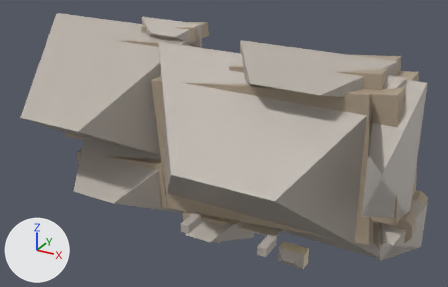
The glTF model modelle/hofgut_sternen/hofgut_hybrid.glb: old version first, new version second.
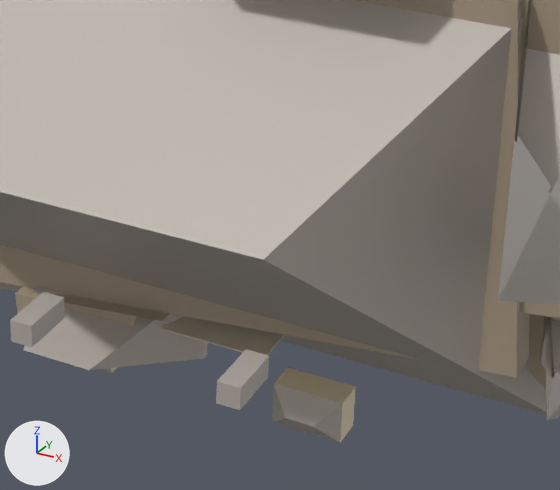
The first picture shows the older version from a 50 mm lens placed at (62.1, -68.0, 42.6), pointed at (28.9, -7.7, 12.5). The close-ups show the older and then the newer version on the part from 39% to 86% of the width and 37% to 100% of the height of that picture. Only the edits that show in the close-ups are written down. Lighting does not change. The marker at lower left points along +X, +Y and +Z. Vertices at exactly the same position are counted once.

Objects in the first close-up: 'daecher', 'fensterrahmen', 'fresko', 'gauben_dach', 'kamine', 'waende'.
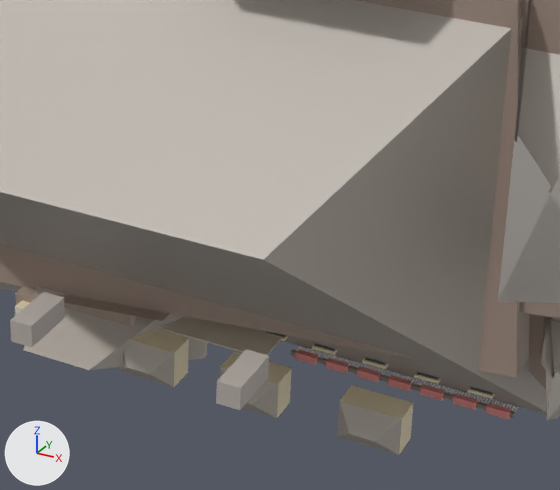
Location of each change, [x1, y1, x2, y2] in pixels of the close-ups (560 x 490 px; the box of a moved part takes in the faces that stretch with it):
'gauben_dach', reshaped: before [98, 368, 343, 443]; after [15, 307, 402, 455]
'fensterrahmen', reshaped: before [111, 367, 356, 442]; after [15, 301, 495, 454]
'blumen', reshaped (not visible before): after [295, 349, 511, 419]
'baluster', reshaped (not visible before): after [296, 346, 518, 412]
'balkone', reshaped (not visible before): after [291, 349, 515, 418]
part 3 of me_blumen, added: after [295, 349, 319, 365]
part 4 of me_blumen, added: after [326, 358, 349, 373]
part 5 of me_blumen, added: after [357, 367, 381, 382]
part 6 of me_blumen, added: after [388, 375, 412, 391]
part 7 of me_blumen, added: after [420, 384, 445, 401]
part 8 of me_blumen, added (brown): after [453, 394, 511, 419]
part 10 of me_gauben_dach, moved or reshaped: before [98, 368, 111, 373]; after [15, 307, 23, 316]
part 11 of me_gauben_dach, moved or reshaped: before [272, 384, 343, 443]; after [120, 340, 174, 387]
part 12 of me_gauben_dach, added: after [220, 367, 279, 418]
part 13 of me_gauben_dach, added: after [337, 402, 402, 455]

What changed in the scene script:
```text
Change me_balkone:
    remove me_balkone.from_pydata(...)  # 48 vertices, 72 faces; spans x 20.4..47.4, y -3.8..-2.6, z 1.1..1.9
    add me_balkone.from_pydata(...)  # 72 vertices, 108 faces; spans x 20.4..47.4, y -6.6..-2.8, z 1.1..1.9
    me_balkone part 1: a new loose piece, a box spanning x 36.91..47.39, y -6.63..-6.45, z 1.15..1.35, in mat_defaultmaterial_004
    other edits to the shape of me_balkone do not show in these pictures
Change me_baluster:
    remove me_baluster.from_pydata(...)  # 1232 vertices, 1848 faces; spans x 20.5..47.3, y -3.7..-2.9, z 1.2..1.3
    add me_baluster.from_pydata(...)  # 2824 vertices, 4236 faces; spans x 20.5..47.3, y -6.5..-3.1, z 1.2..1.3
    me_baluster part 2: 2480 vertices added at x 20.5..47.3, y -6.5..-3.1, z 1.2..1.3
    other edits to the shape of me_baluster do not show in these pictures
Change me_blumen:
    remove me_blumen.from_pydata(...)  # 112 vertices, 168 faces; spans x 20.7..47.2, y -4.0..-3.6, z 1.1..1.4
    add me_blumen.from_pydata(...)  # 256 vertices, 384 faces; spans x 20.7..47.2, y -6.8..-3.8, z 1.1..1.4
    me_blumen part 3: a new loose piece, a box spanning x 37.21..38.21, y -6.78..-6.44, z 1.1..1.44, in mat_defaultmaterial_006
    me_blumen part 4: a new loose piece, a box spanning x 38.71..39.71, y -6.78..-6.44, z 1.1..1.44, in mat_defaultmaterial_006
    me_blumen part 5: a new loose piece, a box spanning x 40.21..41.21, y -6.78..-6.44, z 1.1..1.44, in mat_defaultmaterial_006
    me_blumen part 6: a new loose piece, a box spanning x 41.71..42.71, y -6.78..-6.44, z 1.1..1.44, in mat_defaultmaterial_006
    me_blumen part 7: a new loose piece, a box spanning x 43.21..44.21, y -6.78..-6.44, z 1.1..1.44, in mat_defaultmaterial_006
    me_blumen part 8: 16 vertices added at x 44.7..47.2, y -6.8..-6.4, z 1.1..1.4
    other edits to the shape of me_blumen do not show in these pictures
Change me_fensterrahmen:
    remove me_fensterrahmen.from_pydata(...)  # 612 vertices, 924 faces; spans x 21.2..46.6, y -10.9..0.0, z 0.4..2.4
    add me_fensterrahmen.from_pydata(...)  # 1364 vertices, 2052 faces; spans x 21.2..46.6, y -10.8..0.0, z 0.6..2.4
    me_fensterrahmen part 9: 76 vertices removed from x 21.2..46.6, y -10.9..-3.3, z 0.4..2.4; 948 vertices added at x 21.2..46.6, y -10.8..-3.3, z 0.6..2.4
    other edits to the shape of me_fensterrahmen do not show in these pictures
Change me_gauben_dach:
    remove me_gauben_dach.from_pydata(...)  # 12 vertices, 12 faces; spans x 26.65..41.13, y -11.67..-10.87, z 0.35..2.35
    add me_gauben_dach.from_pydata(...)  # 24 vertices, 24 faces; spans x 24.6..43.75, y -11.57..-10.77, z 0.55..2.35
    me_gauben_dach part 10: the loose piece of 6 vertices spanning x 26.65..29.85, y -11.67..-10.87, z 0.35..2.35 is scaled about its middle by (0.875, 1, 0.9), then moved by (-2.26, 0.1, 0.1)
    me_gauben_dach part 11: the loose piece of 6 vertices spanning x 37.93..41.13, y -11.67..-10.87, z 0.35..2.35 is scaled about its middle by (0.875, 1, 0.9), then moved by (-7.9, 0.1, 0.1)
    me_gauben_dach part 12: the loose piece of 6 vertices spanning x 37.93..41.13, y -11.67..-10.87, z 0.35..2.35 is copied, and the copy is scaled about its middle by (0.875, 1, 0.9), then moved by (-2.82, 0.1, 0.1); it spans x 35.31..38.11, y -11.57..-10.77, z 0.55..2.35
    me_gauben_dach part 13: the loose piece of 6 vertices spanning x 37.93..41.13, y -11.67..-10.87, z 0.35..2.35 is copied, and the copy is scaled about its middle by (0.875, 1, 0.9), then moved by (2.82, 0.1, 0.1); it spans x 40.95..43.75, y -11.57..-10.77, z 0.55..2.35
```
